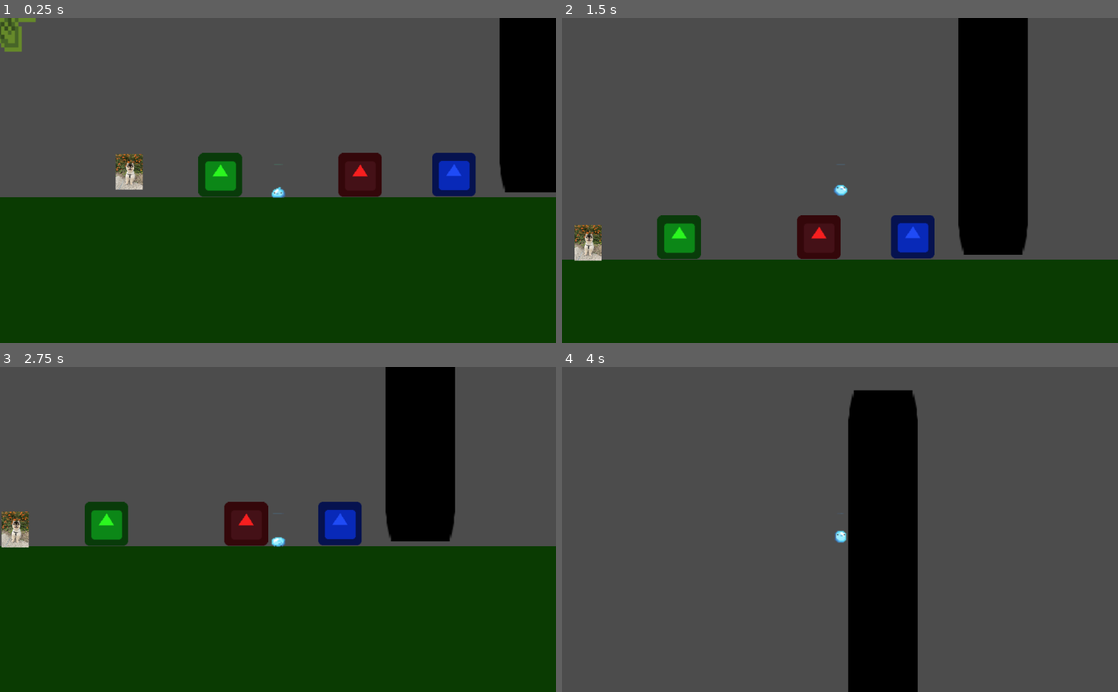
Above: before the commit, frames 1-4 (two rows, left to right).
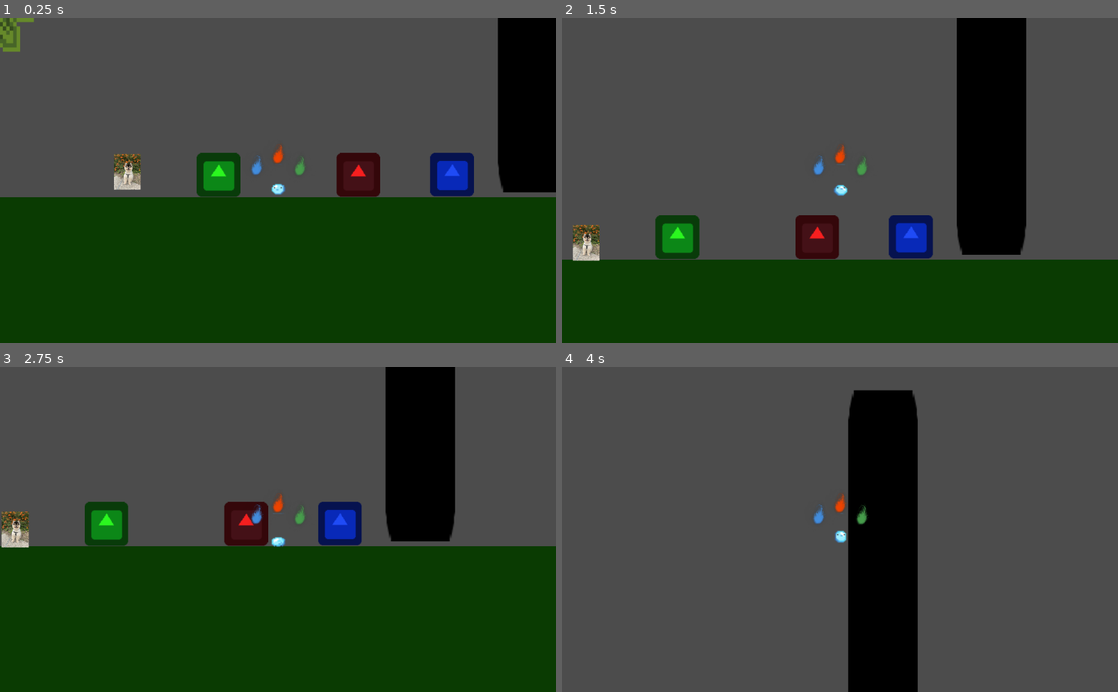
Above: after the commit, the same moments.

Repository: mccomicke3/Indigo_Sprint2
Game: Godot game, scene res://BaseWorld.tscn
Two runs of this game, one before a commit and one after it. Both use one fixed random seed, a clock stepped at 60 frames per second and the inputs below. The engine's default icon, where the game draws it, is replaced by a stand-in: a white triangle on a blue panel in a dark square.
Inputs:
- Up to frame 1 (0.25 s): no input
- Up to frame 2 (1.5 s): hold Right (ui_right) from 0.53 s (still down); tap Up (ui_up) at 0.77 s
- Up to frame 3 (2.75 s): tap Up (ui_up) at 1.52 s; release Right (ui_right) at 2.03 s; hold Left (ui_left) from 2.03 s (still down)
- Up to frame 4 (4 s): release Left (ui_left) at 2.78 s; hold Right (ui_right) from 2.78 s (still down); tap Up (ui_up) at 3.02, 3.77 s

The runs differ from the first frame. In frame 1, 1.5% of the frame differs, in the area x 0-91%, y 0-56%; in frame 2, 1.4%; in frame 3, 0.2%; in frame 4, 0.2%.

Commit message:
changed the name of some scripts to be more descriptive, added some basic sprites to stand in for the elemental souls, and prepared to add some code to make those souls less rigid

Diff:
--- a/TestPlatformer/BaseWorld.tscn
+++ b/TestPlatformer/BaseWorld.tscn
@@ -1,12 +1,14 @@
-[gd_scene load_steps=17 format=2]
+[gd_scene load_steps=19 format=2]
 
 [ext_resource path="res://icon.png" type="Texture" id=1]
 [ext_resource path="res://2019_0710_dog_returned.jpg" type="Texture" id=2]
 [ext_resource path="res://d515mo1-542e7751-ee0a-461a-a383-bd1a90824873.png" type="Texture" id=3]
-[ext_resource path="res://KinematicBody2D.gd" type="Script" id=4]
+[ext_resource path="res://playerController.gd" type="Script" id=4]
 [ext_resource path="res://slime spritesheet calciumtrice.png" type="Texture" id=5]
 [ext_resource path="res://_Blind Kid_ Theme.ogg" type="AudioStream" id=6]
 [ext_resource path="res://Menu.gd" type="Script" id=7]
+[ext_resource path="res://spiritController.gd" type="Script" id=8]
+[ext_resource path="res://Soul Standin.png" type="Texture" id=9]
 
 [sub_resource type="RectangleShape2D" id=1]
 extents = Vector2( 70.6423, 185.18 )
@@ -204,11 +206,8 @@
 shape = SubResource( 5 )
 
 [node name="Player" type="KinematicBody2D" parent="."]
-position = Vector2( 364.408, 172.625 )
+position = Vector2( 366.015, 145.322 )
 script = ExtResource( 4 )
-__meta__ = {
-"_edit_group_": true
-}
 
 [node name="Sprite" type="Sprite" parent="Player"]
 position = Vector2( 0.461039, 0.461051 )
@@ -219,6 +218,7 @@
 frame = 75
 
 [node name="PlayerCollide" type="CollisionShape2D" parent="Player"]
+visible = false
 position = Vector2( 0, 10 )
 shape = SubResource( 6 )
 
@@ -228,6 +228,7 @@
 anims/Walk = SubResource( 9 )
 
 [node name="Camera2D" type="Camera2D" parent="Player"]
+visible = false
 current = true
 zoom = Vector2( 0.5, 0.5 )
 drag_margin_left = 0.05
@@ -242,6 +243,7 @@
 
 [node name="Menu" type="Control" parent="Player"]
 editor/display_folded = true
+visible = false
 anchor_left = 0.5
 anchor_top = 0.5
 anchor_right = 0.5
@@ -287,5 +289,32 @@
 margin_right = 94.0
 margin_bottom = 66.0
 text = "Quit Game"
+
+[node name="KinematicBody2D" type="KinematicBody2D" parent="Player"]
+script = ExtResource( 8 )
+
+[node name="fireSpiritSprite" type="Sprite" parent="Player/KinematicBody2D"]
+modulate = Color( 0.941176, 0.266667, 0, 1 )
+light_mask = 0
+position = Vector2( -2.02637, -26.104 )
+rotation = -0.380482
+scale = Vector2( 0.06, 0.06 )
+texture = ExtResource( 9 )
+
+[node name="Sprite3" type="Sprite" parent="Player"]
+modulate = Color( 0.282353, 0.619608, 0.298039, 1 )
+light_mask = 0
+position = Vector2( 18.001, -15.0361 )
+rotation = -0.380482
+scale = Vector2( 0.06, 0.06 )
+texture = ExtResource( 9 )
+
+[node name="Sprite4" type="Sprite" parent="Player"]
+modulate = Color( 0.262745, 0.556863, 0.870588, 1 )
+light_mask = 0
+position = Vector2( -21.7905, -15.563 )
+rotation = -0.380482
+scale = Vector2( 0.06, 0.06 )
+texture = ExtResource( 9 )
 [connection signal="toggled" from="Player/Menu/VBoxContainer/bFullscreen" to="Player/Menu" method="_on_bFullscreen_toggled"]
 [connection signal="pressed" from="Player/Menu/VBoxContainer/Quit" to="Player/Menu" method="_on_Quit_pressed"]
--- a/TestPlatformer/project.godot
+++ b/TestPlatformer/project.godot
@@ -15,7 +15,7 @@
 
 [application]
 
-config/name="TestPlatformer"
+config/name="BlindBoyGame"
 run/main_scene="res://BaseWorld.tscn"
 config/icon="res://icon.png"
 
--- /dev/null
+++ b/TestPlatformer/spiritController.gd
@@ -0,0 +1,14 @@
+extends KinematicBody2D
+var motion = Vector2()
+
+
+# this script will be used to control the motion of the spirits, to make them less static
+# not yet sure quite how I'm gonna do it though, maybe I can access the player var motion and do something with that
+# I guess I'll figure it out sooner or later - Orion
+
+func _ready():
+	pass
+
+
+func _physics_process(delta):
+	pass
Binary file added: TestPlatformer/Soul Standin.png
Not shown, added: TestPlatformer/Soul Standin.png.import
